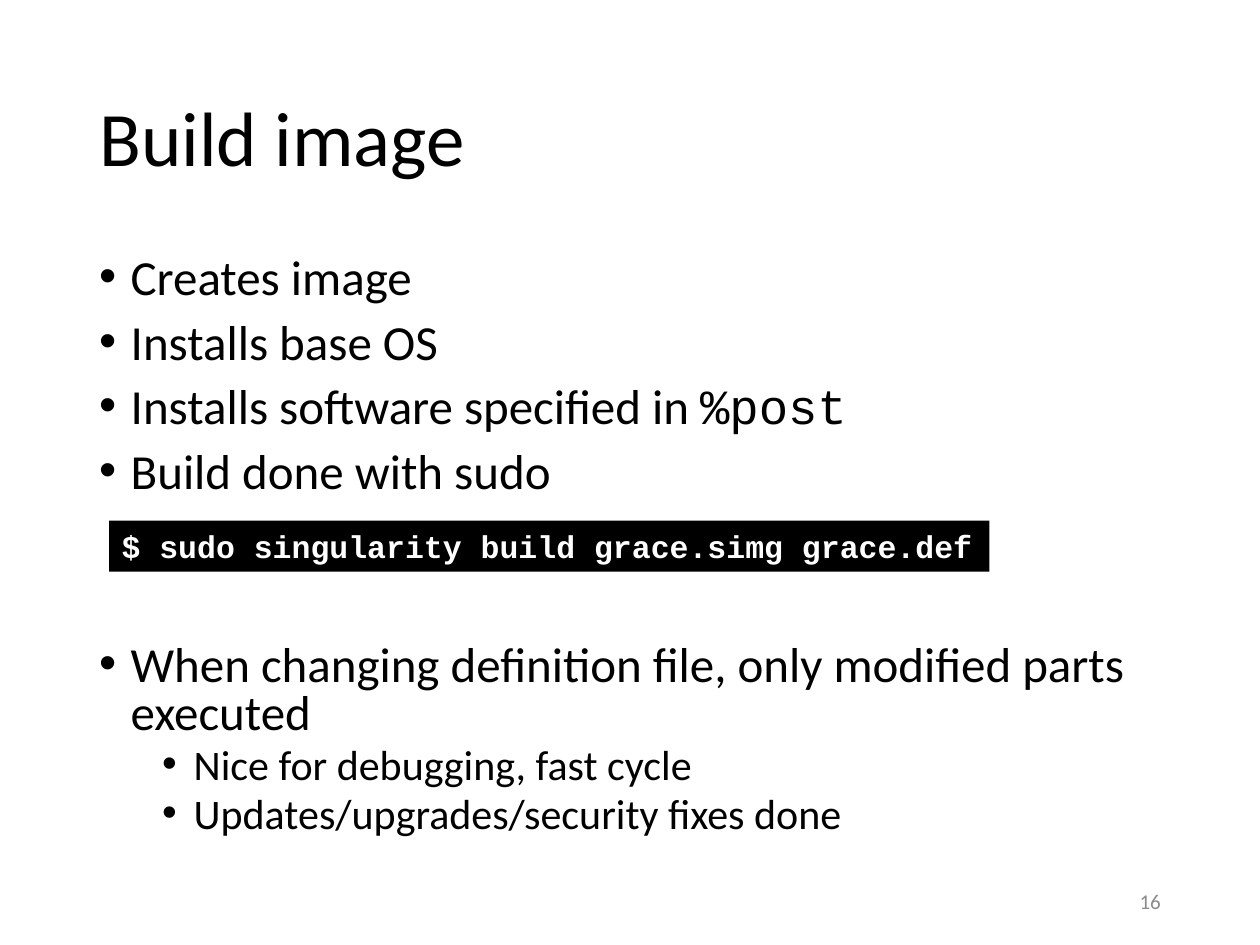
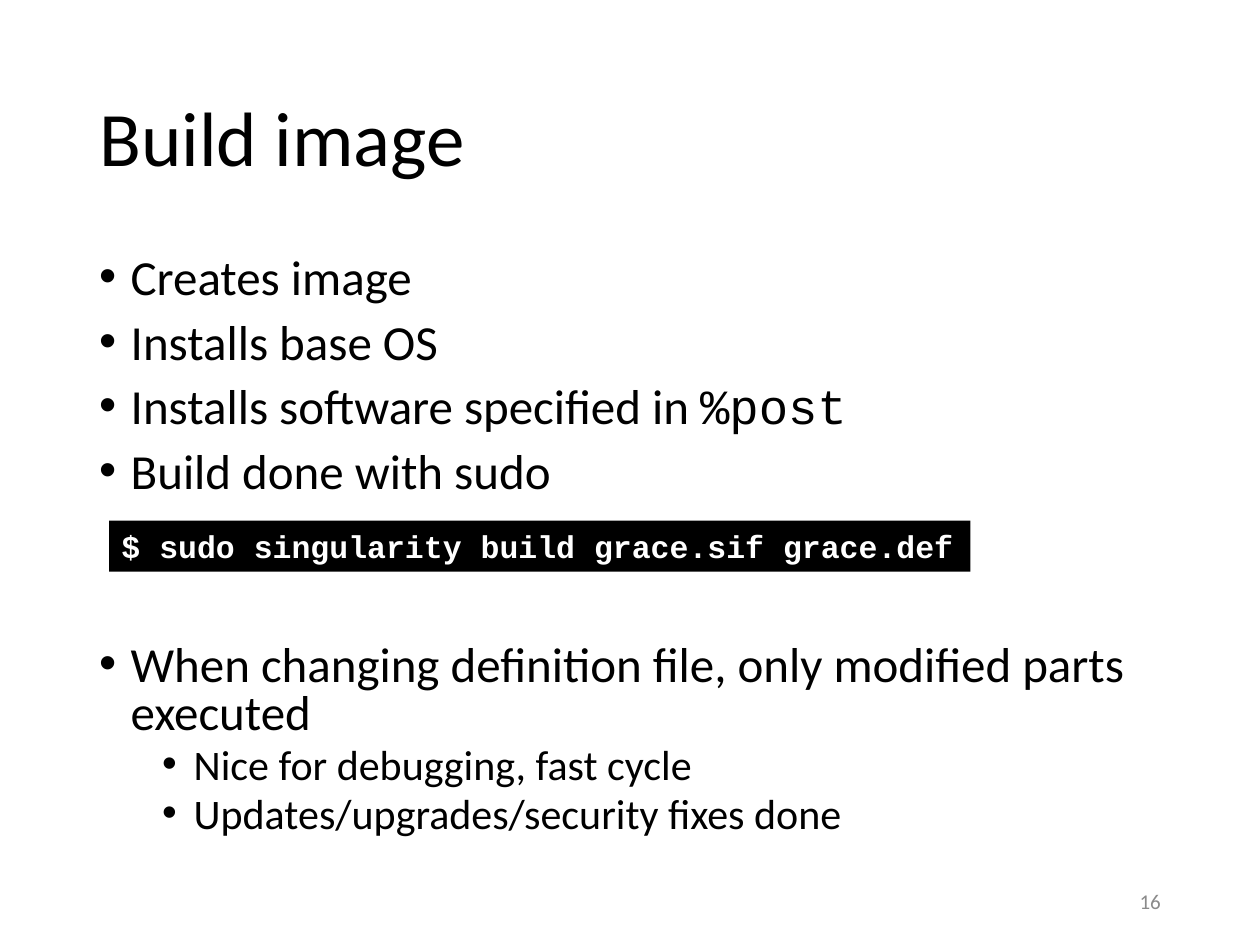
Before and after one commit to gjbex/training-material, a slide deck: slide 16 of Virtualization/singularity.pptx. Drawn at 1260x945 pixels with LibreOffice and Linux fonts; fonts in the diff are those of the drawing. Boxes give left, top, right and bottom in pixels: in the first picture for what was removed or moved away, otherwise in the second. Text is boxed around its words. In the diff, an @@ line names an element or a change of style, - is before the commit and + after.

Commit message:
Update for Singularity 3.x

```diff
--- a/Virtualization/singularity.pptx
+++ b/Virtualization/singularity.pptx
@@ rectangle "$ sudo singularity build grace.sif ..." resized from (x1=110, y1=520, x2=990, y2=571) to (x1=110, y1=520, x2=971, y2=571) @@
@@ text in rectangle at (x1=159, y1=535, x2=953, y2=565): text changed @@
-$ sudo singularity build grace.simg grace.def
+$ sudo singularity build grace.sif grace.def
```
Also in this commit, not shown: 10 other slides changed.
